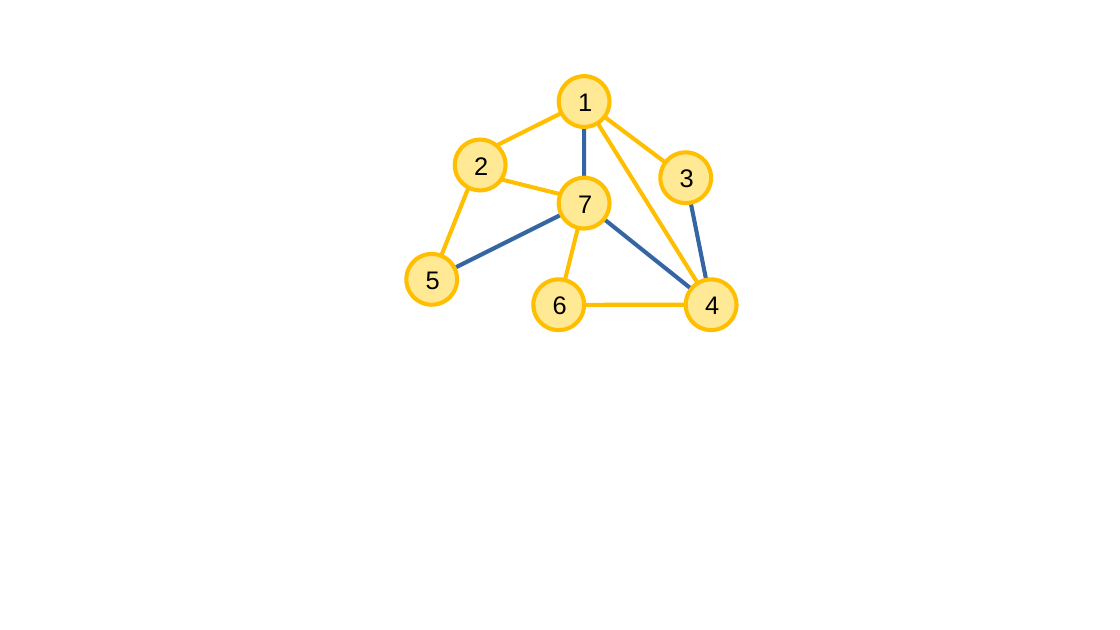
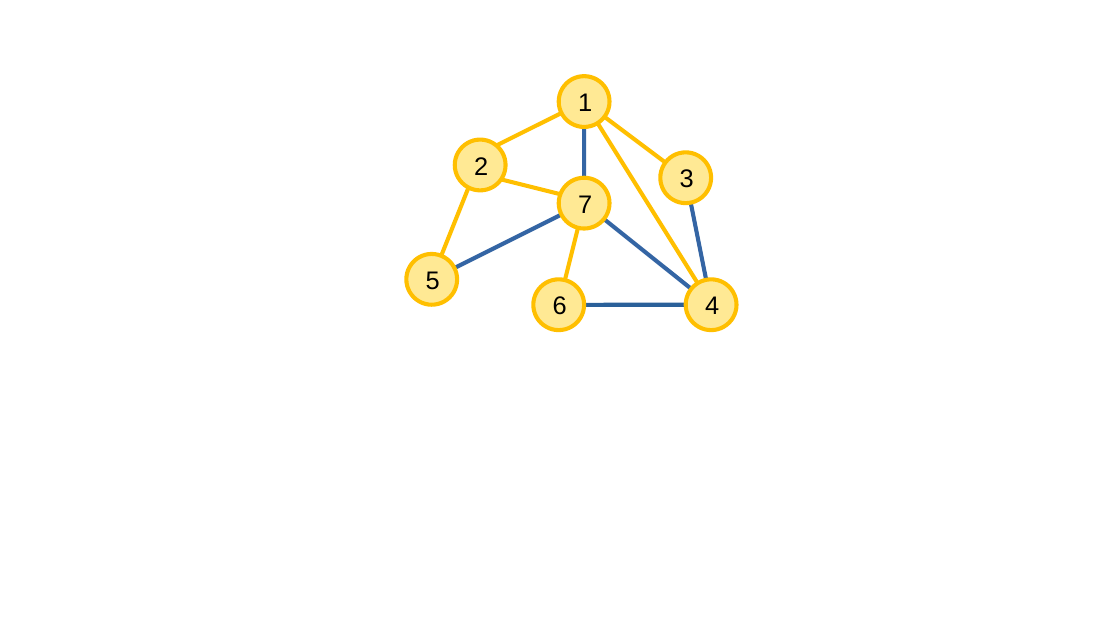
Before and after one commit to SmolLemon/SmolBook, a slide deck: slide 1 of visuals/Slides/graph-traversal-applications.odp. Drawn at 1120x630 pixels with LibreOffice and Linux fonts; fonts in the diff are those of the drawing. Boxes give left, top, right and bottom in pixels: in the first picture for what was removed or moved away, otherwise in the second. Text is boxed around its words. In the diff, an @@ line names an element or a change of style, - is before the commit and + after.

```diff
--- a/visuals/Slides/graph-traversal-applications.odp
+++ b/visuals/Slides/graph-traversal-applications.odp
@@ line (559, 305) - (711, 305): stroke #FFBF00 2.89 pt to #2A6099 2.89 pt @@
```
Also in this commit, not shown: 1 other slide changed, 14 other files.
